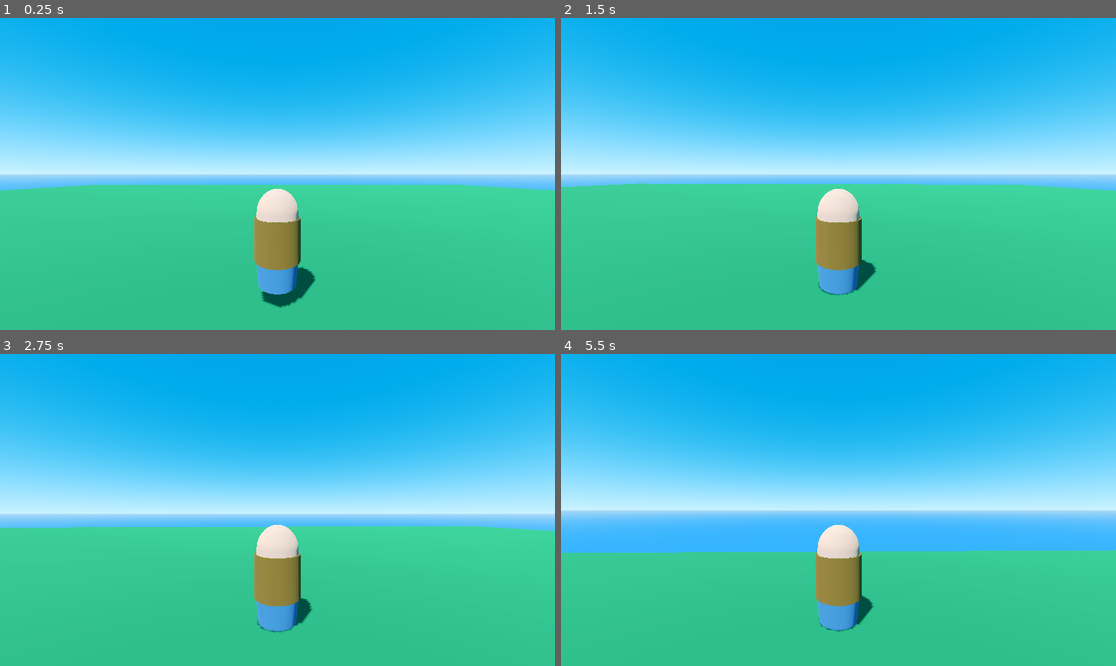
Above: before the commit, frames 1-4 (two rows, left to right).
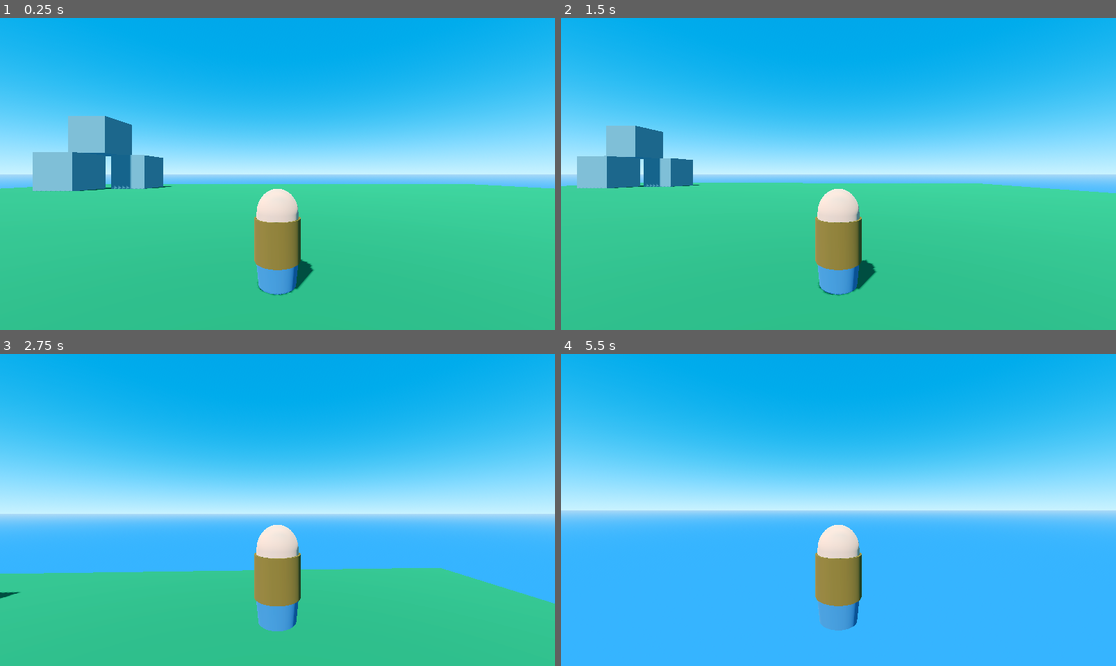
Above: after the commit, the same moments.

Repository: Nordtwig/skyworld
Game: Godot game, scene res://scenes/game.tscn
The game is run twice, just before and just after one commit, with the same random seed, the same clock (stepped at 60 frames per second) and the same inputs.
Inputs (mouse positions are in pixels of both pictures, inside the frame that each line leads up to):
- Up to frame 1 (0.25 s): no input
- Up to frame 2 (1.5 s): move the mouse to (960, 158) at 0.52 s; hold D (move_right) 0.53-1.28 s; hold Shift (sprint) 0.53-1.28 s; tap Space (jump) at 0.77, 0.8, 1.07, 1.35 s; move the mouse to (810, 174) at 1.27 s; hold W (move_forward) from 1.28 s (still down)
- Up to frame 3 (2.75 s): keep holding W (move_forward); tap Space (jump) at 1.52, 1.82, 2.3 s; tap Shift (sprint) at 1.55 s; move the mouse to (288, 503) at 2.02 s; hold Shift (sprint) from 2.03 s (still down)
- Up to frame 4 (5.5 s): keep holding W (move_forward); move the mouse to (832, 516) at 2.77 s; release Shift (sprint) at 2.78 s; tap Shift (sprint) at 2.85, 4.35 s; tap Space (jump) at 3.02, 3.32, 3.6, 3.77, 4.07, 4.52, 4.82, 5.3 s; move the mouse to (877, 513) at 3.52 s; move the mouse to (794, 506) at 4.27 s; move the mouse to (844, 510) at 5.02 s; hold Shift (sprint) from 5.03 s (still down)

The runs differ from the first frame. In frame 1, 4.6% of the frame differs, in the area x 0-100%, y 31-93%; in frame 2, 3.3%; in frame 3, 14%; in frame 4, 35%, in the area x 0-100%, y 62-100%.

Commit message:
set up basic player movement, add stupid jump

Diff:
--- a/scenes/game.tscn
+++ b/scenes/game.tscn
@@ -29,6 +29,15 @@
 [sub_resource type="ConvexPolygonShape3D" id="ConvexPolygonShape3D_utmiw"]
 points = PackedVector3Array(-50, -0.5, -50, -50, 0.5, -50, 50, -0.5, -50, -50, -0.5, 50, -50, 0.5, 50, 50, 0.5, -50, 50, -0.5, 50, 50, 0.5, 50)
 
+[sub_resource type="StandardMaterial3D" id="StandardMaterial3D_ripd3"]
+albedo_color = Color(0.415686, 0.415686, 0.415686, 1)
+
+[sub_resource type="BoxMesh" id="BoxMesh_1rb0c"]
+size = Vector3(6, 6, 6)
+
+[sub_resource type="ConvexPolygonShape3D" id="ConvexPolygonShape3D_fc8ft"]
+points = PackedVector3Array(3, 3, 3, 3, 3, -3, -3, 3, 3, 3, -3, 3, 3, -3, -3, -3, 3, -3, -3, -3, 3, -3, -3, -3)
+
 [node name="Game" type="Node3D"]
 
 [node name="WorldEnvironment" type="WorldEnvironment" parent="."]
@@ -54,3 +63,48 @@
 
 [node name="Player" parent="." groups=["player"] instance=ExtResource("3_7m1p5")]
 transform = Transform3D(1, 0, 0, 0, 1, 0, 0, 0, 1, 0, 2.18409, 0)
+
+[node name="StaticBody3D2" type="StaticBody3D" parent="."]
+transform = Transform3D(1, 0, 0, 0, 1, 0, 0, 0, 1, -31.9482, 3.5, -29.6304)
+
+[node name="MeshInstance3D" type="MeshInstance3D" parent="StaticBody3D2"]
+material_override = SubResource("StandardMaterial3D_ripd3")
+mesh = SubResource("BoxMesh_1rb0c")
+
+[node name="MeshInstance3D2" type="MeshInstance3D" parent="StaticBody3D2"]
+transform = Transform3D(1, 0, 0, 0, 1, 0, 0, 0, 1, 53.2659, 0, -6.04341)
+material_override = SubResource("StandardMaterial3D_ripd3")
+mesh = SubResource("BoxMesh_1rb0c")
+
+[node name="CollisionShape3D" type="CollisionShape3D" parent="StaticBody3D2"]
+shape = SubResource("ConvexPolygonShape3D_fc8ft")
+
+[node name="StaticBody3D3" type="StaticBody3D" parent="."]
+transform = Transform3D(1, 0, 0, 0, 1, 0, 0, 0, 1, 34.3032, 3.5, 29.0892)
+
+[node name="MeshInstance3D" type="MeshInstance3D" parent="StaticBody3D3"]
+material_override = SubResource("StandardMaterial3D_ripd3")
+mesh = SubResource("BoxMesh_1rb0c")
+
+[node name="CollisionShape3D" type="CollisionShape3D" parent="StaticBody3D3"]
+shape = SubResource("ConvexPolygonShape3D_fc8ft")
+
+[node name="StaticBody3D4" type="StaticBody3D" parent="."]
+transform = Transform3D(1, 0, 0, 0, 1, 0, 0, 0, 1, 26.8565, 3.5, 34.5203)
+
+[node name="MeshInstance3D" type="MeshInstance3D" parent="StaticBody3D4"]
+material_override = SubResource("StandardMaterial3D_ripd3")
+mesh = SubResource("BoxMesh_1rb0c")
+
+[node name="CollisionShape3D" type="CollisionShape3D" parent="StaticBody3D4"]
+shape = SubResource("ConvexPolygonShape3D_fc8ft")
+
+[node name="StaticBody3D5" type="StaticBody3D" parent="."]
+transform = Transform3D(1, 0, 0, 0, 1, 0, 0, 0, 1, 30.8165, 9.5, 30.9148)
+
+[node name="MeshInstance3D" type="MeshInstance3D" parent="StaticBody3D5"]
+material_override = SubResource("StandardMaterial3D_ripd3")
+mesh = SubResource("BoxMesh_1rb0c")
+
+[node name="CollisionShape3D" type="CollisionShape3D" parent="StaticBody3D5"]
+shape = SubResource("ConvexPolygonShape3D_fc8ft")
--- a/scenes/player.gd
+++ b/scenes/player.gd
@@ -1,37 +1,58 @@
 extends CharacterBody3D
 class_name Player
 
-@export var move_speed: float = 10.0
-@export var fall_acceleration: float = 6.0
+@export var run_speed: float = 20.0
+@export var walk_speed: float = 10.0
+@export var jump_force: float = 200.0
+@export var gravity: float = 10.0
 
+var current_speed: float
+var direction: Vector3
 var target_velocity: Vector3 = Vector3.ZERO
+var acceleration: float = 6.0
 
 
 func _physics_process(delta) -> void:
-    var direction = Vector3.ZERO
+    direction = Vector3.ZERO
 
     if Input.is_action_just_pressed("quit"):
         get_tree().quit()
     if Input.is_action_just_pressed("restart"):
         get_tree().reload_current_scene()
 
-    if Input.is_action_pressed("move_left"):
-        direction.x += 1
-    if Input.is_action_pressed("move_right"):
-        direction.x -= 1
-    if Input.is_action_pressed("move_forward"):
-        direction.z += 1
-    if Input.is_action_pressed("move_backward"):
-        direction.z -= 1
+    if Input.is_action_pressed("move_left") ||  Input.is_action_pressed("move_right") ||\
+        Input.is_action_pressed("move_forward") || Input.is_action_pressed("move_backward"):
 
-    if direction != Vector3.ZERO:
-        direction = direction.normalized()
+        var horizontal_rotation = $CamRoot/h.global_transform.basis.get_euler().y
 
-    target_velocity.x = direction.x * move_speed
-    target_velocity.z = direction.z * move_speed
+        direction = Vector3(
+            Input.get_action_strength("move_left") - Input.get_action_strength("move_right"),
+            0,
+            Input.get_action_strength("move_forward") - Input.get_action_strength("move_backward")
+        ).rotated(Vector3.UP, horizontal_rotation)
+
+        if direction != Vector3.ZERO:
+            direction = direction.normalized()
+
+        $Mesh.rotation.y = lerp($Mesh.rotation.y, $CamRoot/h.rotation.y, 5.0 * delta)
+
+        if Input.is_action_pressed("sprint"):
+            current_speed = run_speed
+        else:
+            current_speed = walk_speed
+    else:
+        current_speed = 0
+
+    target_velocity.x = direction.x * current_speed
+    target_velocity.z = direction.z * current_speed
+
+    if is_on_floor():
+        target_velocity.y = 0
+        if Input.is_action_just_pressed("jump"):
+            target_velocity.y += jump_force
 
     if not is_on_floor():
-        target_velocity.y = target_velocity.y - (fall_acceleration * delta)
+        target_velocity.y = target_velocity.y - gravity
 
-    velocity = target_velocity
+    velocity = lerp(velocity, target_velocity, delta * acceleration)
     move_and_slide()
--- a/scenes/player.tscn
+++ b/scenes/player.tscn
@@ -34,28 +34,35 @@
 
 [node name="Player" type="CharacterBody3D"]
 script = ExtResource("1_s6cks")
+jump_force = 80.0
+gravity = 5.0
 
-[node name="BodyMesh" type="MeshInstance3D" parent="."]
+[node name="Mesh" type="Node3D" parent="."]
+
+[node name="BodyMesh" type="MeshInstance3D" parent="Mesh"]
 transform = Transform3D(-4.37114e-08, 0, -1, 0, 1.13252, 0, 1, 0, -4.37114e-08, 0, 0, 0)
 material_override = SubResource("StandardMaterial3D_6xevg")
 mesh = SubResource("CapsuleMesh_sp60i")
+skeleton = NodePath("../..")
 
-[node name="EyeMesh" type="MeshInstance3D" parent="BodyMesh"]
-transform = Transform3D(-4.37114e-08, 0, -1, 0, 1, 0, 1, 0, -4.37114e-08, 0.423492, 0.650713, 0.156736)
+[node name="EyeMesh" type="MeshInstance3D" parent="Mesh"]
+transform = Transform3D(-1, 0, 8.74228e-08, 0, 1.13252, 0, -8.74228e-08, 0, -1, -0.156736, 0.736946, 0.423492)
 mesh = SubResource("SphereMesh_fw0dc")
+skeleton = NodePath("../BodyMesh")
 
-[node name="EyeMesh2" type="MeshInstance3D" parent="BodyMesh"]
-transform = Transform3D(-4.37114e-08, 0, -1, 0, 1, 0, 1, 0, -4.37114e-08, 0.423492, 0.650713, -0.135056)
+[node name="EyeMesh2" type="MeshInstance3D" parent="Mesh"]
+transform = Transform3D(-1, 0, 8.74228e-08, 0, 1.13252, 0, -8.74228e-08, 0, -1, 0.135056, 0.736946, 0.423492)
 mesh = SubResource("SphereMesh_fw0dc")
+skeleton = NodePath("../BodyMesh")
 
-[node name="JacketMesh" type="MeshInstance3D" parent="BodyMesh"]
-transform = Transform3D(1, 0, 0, 0, 0.88299, 0, 0, 0, 1, 0, -0.0537987, 0)
+[node name="JacketMesh" type="MeshInstance3D" parent="Mesh"]
+transform = Transform3D(-4.37114e-08, 0, -1, 0, 1, 0, 1, 0, -4.37114e-08, 0, -0.0609281, 0)
 material_override = SubResource("StandardMaterial3D_ofdtc")
 mesh = SubResource("CylinderMesh_cu4p1")
 skeleton = NodePath("../..")
 
-[node name="PantMesh" type="MeshInstance3D" parent="BodyMesh"]
-transform = Transform3D(1, 0, 0, 0, 1.02653, 0, 0, 0, 1, 0.00518322, -0.752134, -0.00303364)
+[node name="PantMesh" type="MeshInstance3D" parent="Mesh"]
+transform = Transform3D(-4.37114e-08, 0, -1, 0, 1.16257, 0, 1, 0, -4.37114e-08, 0.00303364, -0.851807, 0.00518322)
 material_override = SubResource("StandardMaterial3D_ygbtj")
 mesh = SubResource("CylinderMesh_f5y32")
 skeleton = NodePath("../..")
Not shown: 1 places in scenes/game.tscn that only renumber resources
